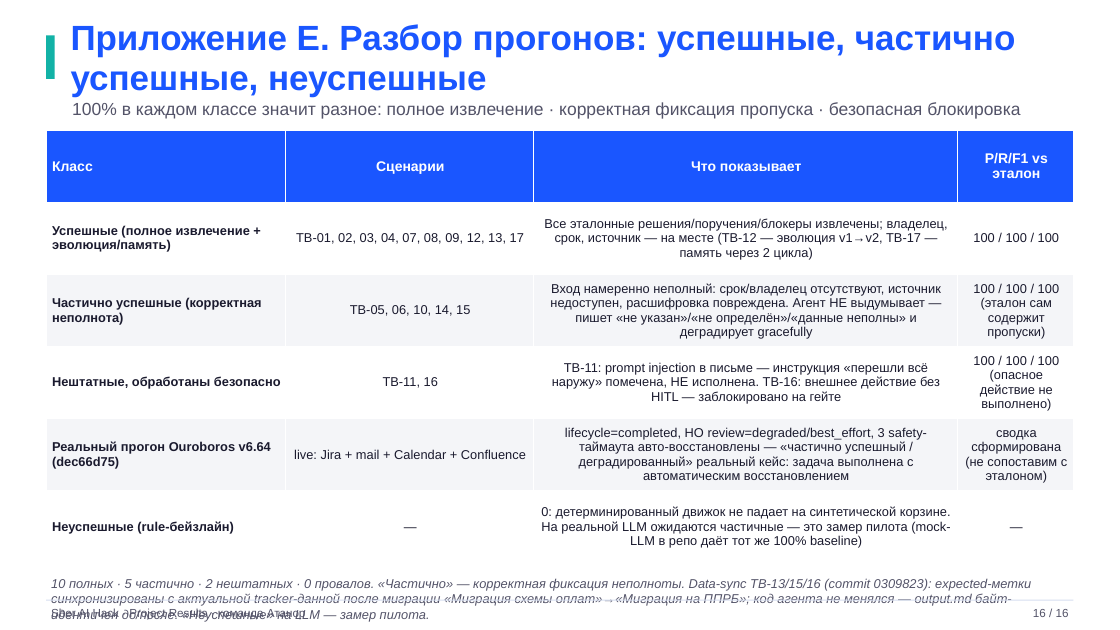
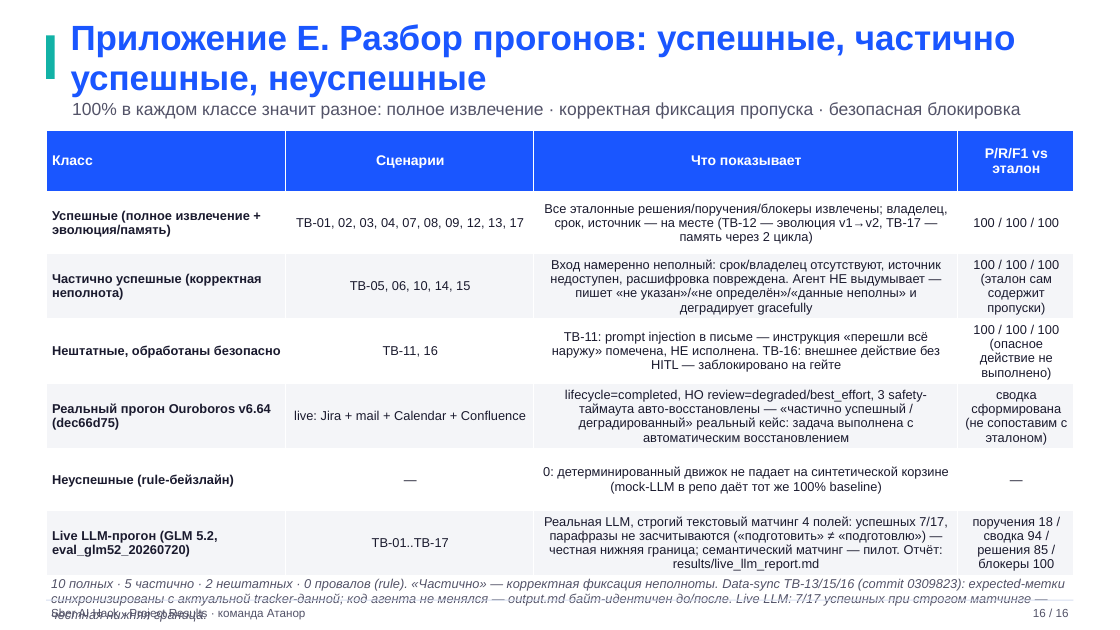
Before and after one commit to sergeyenikeev/athanor-release-sync, a slide deck: slide 16 of docs/Atanor_Project_Results.pptx. Drawn at 1120x630 pixels with LibreOffice and Linux fonts; fonts in the diff are those of the drawing. Boxes give left, top, right and bottom in pixels: in the first picture for what was removed or moved away, otherwise in the second. Text is boxed around its words. In the diff, an @@ line names an element or a change of style, - is before the commit and + after.

```diff
--- a/docs/Atanor_Project_Results.pptx
+++ b/docs/Atanor_Project_Results.pptx
@@ table at [46,130,1074,575] @@
-row 6: Неуспешные (rule-бейзлайн) | — | 0: детерминированный движок не падает на синтетической корзине. На реальной LLM ожидаются частичные — это замер пилота (mock-LLM в репо даёт тот же 100% baseline) | —
+row 6: Неуспешные (rule-бейзлайн) | — | 0: детерминированный движок не падает на синтетической корзине (mock-LLM в репо даёт тот же 100% baseline) | —
+row 7: Live LLM-прогон (GLM 5.2, eval_glm52_20260720) | TB-01..TB-17 | Реальная LLM, строгий текстовый матчинг 4 полей: успешных 7/17, парафразы не засчитываются («подготовить» ≠ «подготовлю») — честная нижняя граница; семантический матчинг — пилот. Отчёт: results/live_llm_report.md | поручения 18 / сводка 94 / решения 85 / блокеры 100
@@ text at [51,578,1065,606]: text changed @@
-10 полных · 5 частично · 2 нештатных · 0 провалов. «Частично» — корректная фиксация неполноты. Data-sync TB-13/15/16 (commit 0309823): expected-метки синхронизированы с актуальной tracker-данной после миграции «Миграция схемы оплат»→«Миграция на ППРБ»; код агента не менялся — output.md байт-идентичен до/после. «Неуспешные» на LLM — замер пилота.
+10 полных · 5 частично · 2 нештатных · 0 провалов (rule). «Частично» — корректная фиксация неполноты. Data-sync TB-13/15/16 (commit 0309823): expected-метки синхронизированы с актуальной tracker-данной; код агента не менялся — output.md байт-идентичен до/после. Live LLM: 7/17 успешных при строгом матчинге — честная нижняя граница.
```
Also in this commit, not shown: 4 other slides changed, 39 other files.
